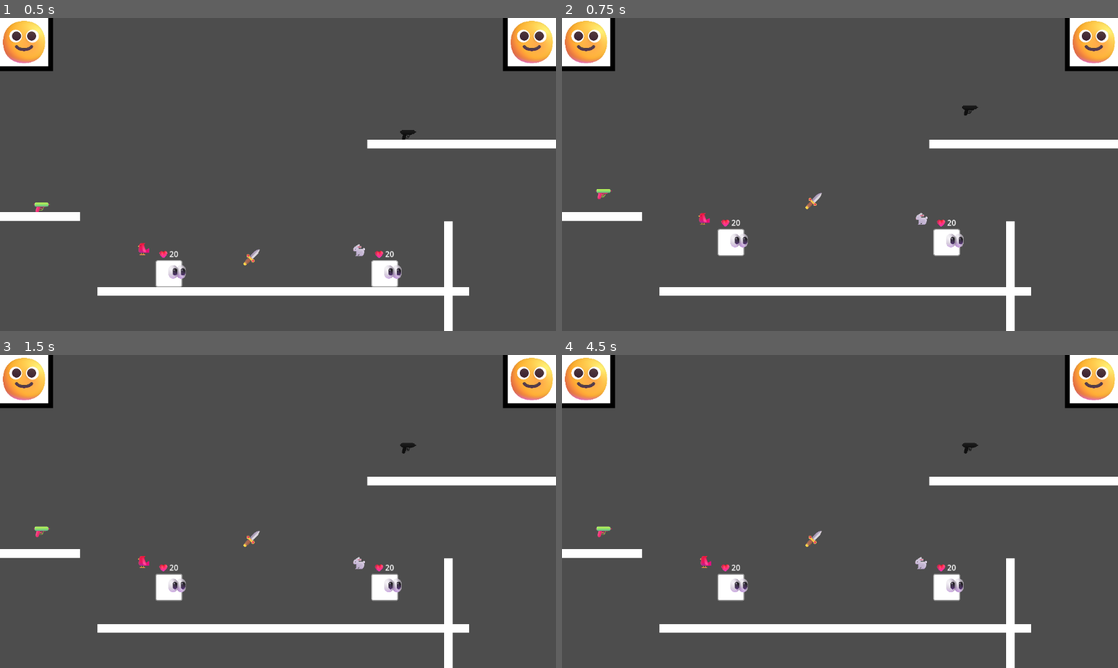
Above: before the commit, frames 1-4 (two rows, left to right).
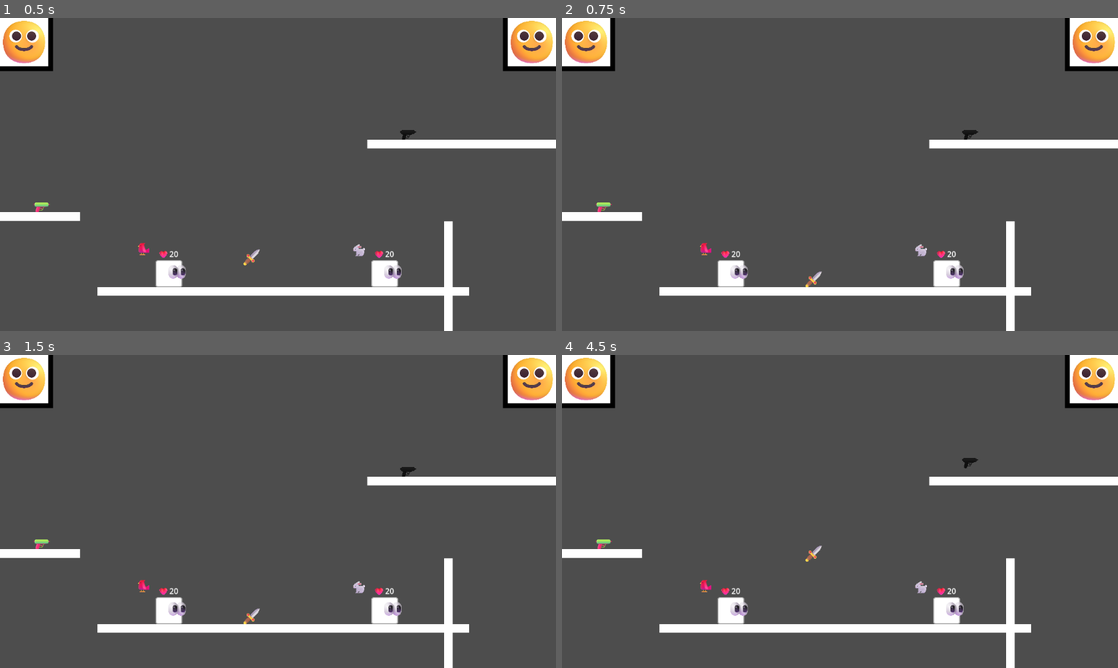
Above: after the commit, the same moments.

Repository: oixel/SCFG
Game: Godot game, scene res://main.tscn
Two runs of this game, one before a commit and one after it. Both use one fixed random seed, a clock stepped at 60 frames per second and the inputs below.
Inputs:
- Up to frame 1 (0.5 s): no input
- Up to frame 2 (0.75 s): tap Enter at 0.5 s; hold R from 0.53 s (still down)
- Up to frame 3 (1.5 s): tap Space at 1.25 s; release R at 1.28 s; tap R at 1.35 s
- Up to frame 4 (4.5 s): hold R 2.03-2.78 s; tap Enter at 2.75 s; tap R at 2.85, 4.35 s; hold R 3.53-4.28 s; tap Escape at 4.15 s

Frame 1 is identical in both runs. In frame 2, 2.4% of the frame differs, in the area x 6-75%, y 28-86%; in frame 3, 2.2%; in frame 4, 2.2%.

Commit message:
Change reset key to ESC to avoid conflict with aim right key

Diff:
--- a/Scripts/World/SignalHandler.gd
+++ b/Scripts/World/SignalHandler.gd
@@ -6,5 +6,5 @@
 # FOR DEBUG PURPOSES ONLY
 func _physics_process(_delta):
 	# Resets scene when "R" is pressed
-	if (Input.is_key_pressed(KEY_R)):
+	if (Input.is_key_pressed(KEY_ESCAPE)):
 		get_tree().reload_current_scene()
